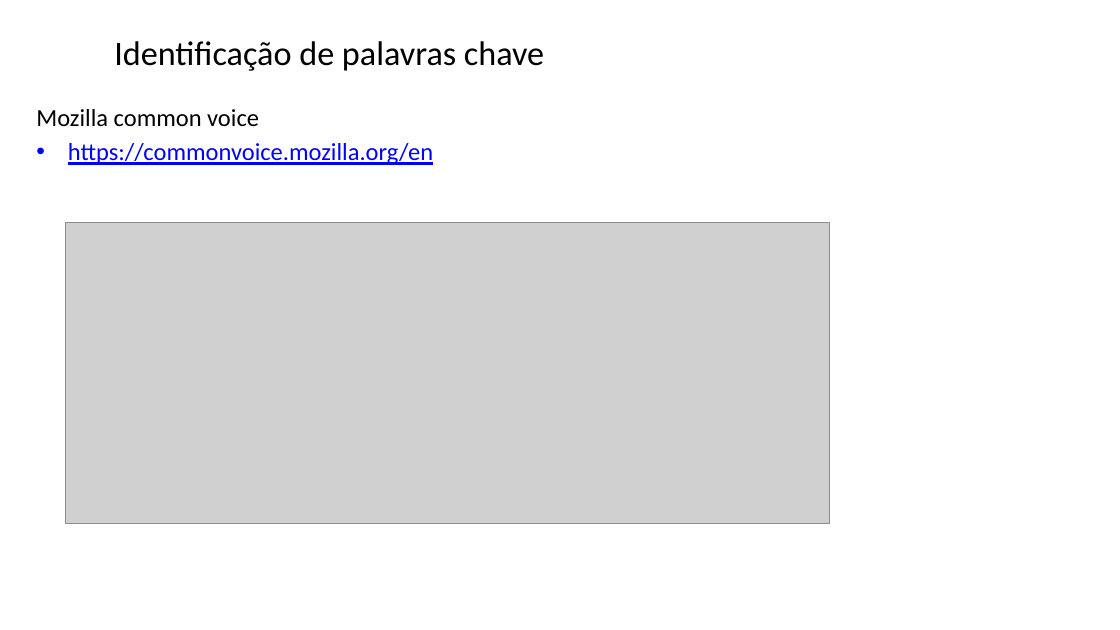
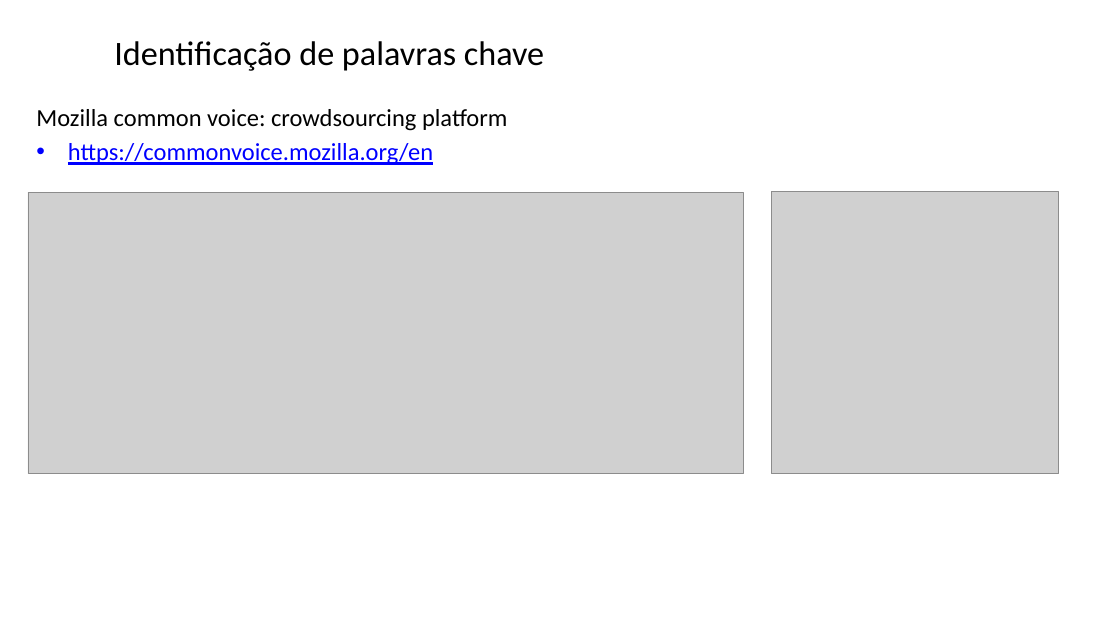
Before and after one commit to zz4fap/tp557-iot-ml, a slide deck: slide 15 of slides/TP557_17_identificação_palavras_chave.pptx. Drawn at 1120x630 pixels with LibreOffice and Linux fonts; fonts in the diff are those of the drawing; grey boxes stand for pictures; background and template pictures are left out. Boxes give left, top, right and bottom in pixels: in the first picture for what was removed or moved away, otherwise in the second. Text is boxed around its words. In the diff, an @@ line names an element or a change of style, - is before the commit and + after.

```diff
--- a/slides/TP557_17_identificação_palavras_chave.pptx
+++ b/slides/TP557_17_identificação_palavras_chave.pptx
@@ text at box(36, 109, 507, 131): text changed @@
-Mozilla common voice
+Mozilla common voice: crowdsourcing platform
@@ picture: place and size @@
-picture at box(66, 223, 829, 523)
+picture at box(28, 192, 744, 474)
@@ picture added at box(771, 192, 1060, 473) @@
```
Also in this commit, not shown: 16 other slides changed, 10 slides added, 2 slides removed, 1 other file.
